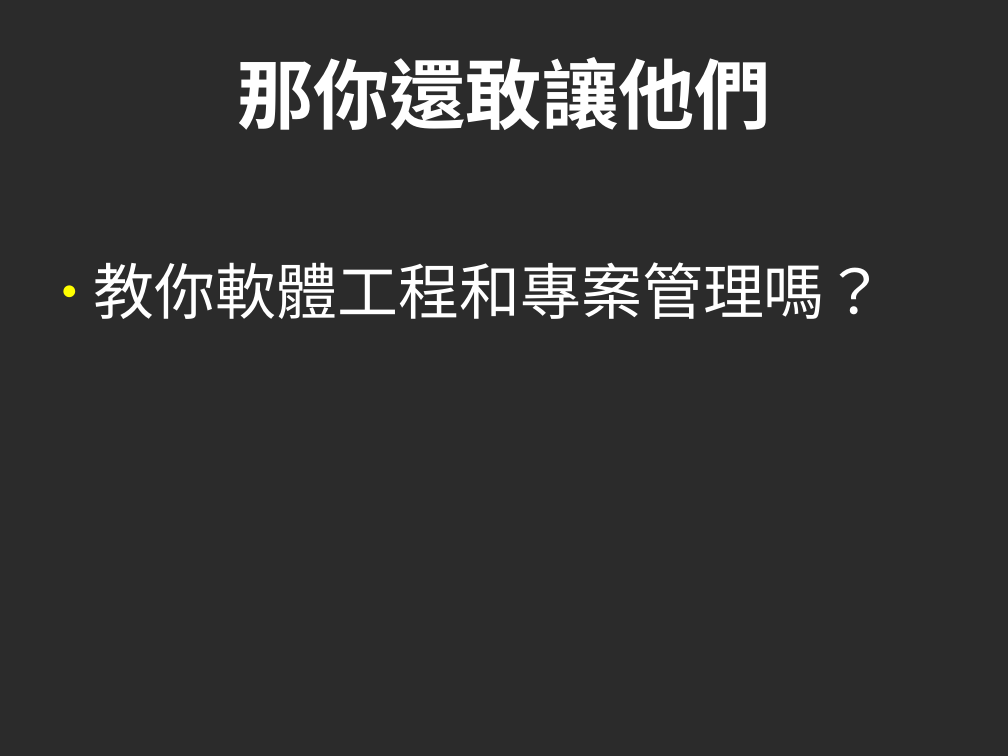
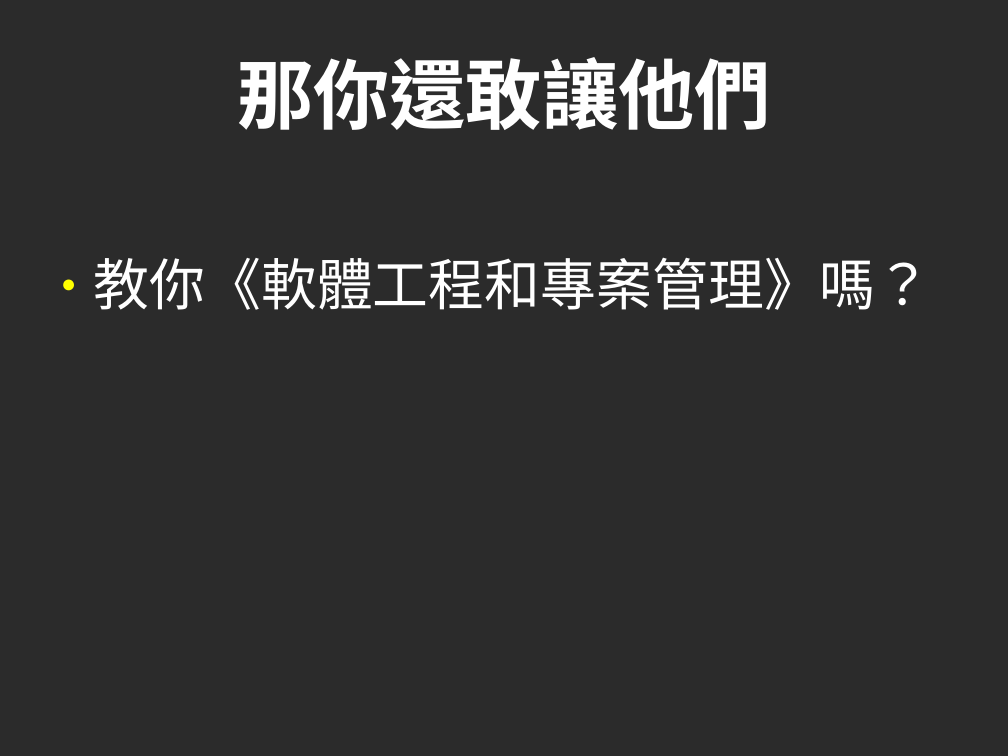
Before and after one commit to cccunimportant/10minSlides, a slide deck: slide 21 of 20minSePmSaDp.odp. Drawn at 1008x756 pixels with LibreOffice and Linux fonts; fonts in the diff are those of the drawing; background and template pictures are left out; a plain dark background stands for a picture behind light text. Boxes give left, top, right and bottom in pixels: in the first picture for what was removed or moved away, otherwise in the second. Text is boxed around its words. In the diff, an @@ line names an element or a change of style, - is before the commit and + after.

```diff
--- a/20minSePmSaDp.odp
+++ b/20minSePmSaDp.odp
@@ text at <box>94,257,932,310</box>: text changed; size 48 to 44 pt @@
-● 教你軟體工程和專案管理嗎？
+● 教你《軟體工程和專案管理》嗎？
```
Also in this commit, not shown: 29 other slides changed, 4 other files.
